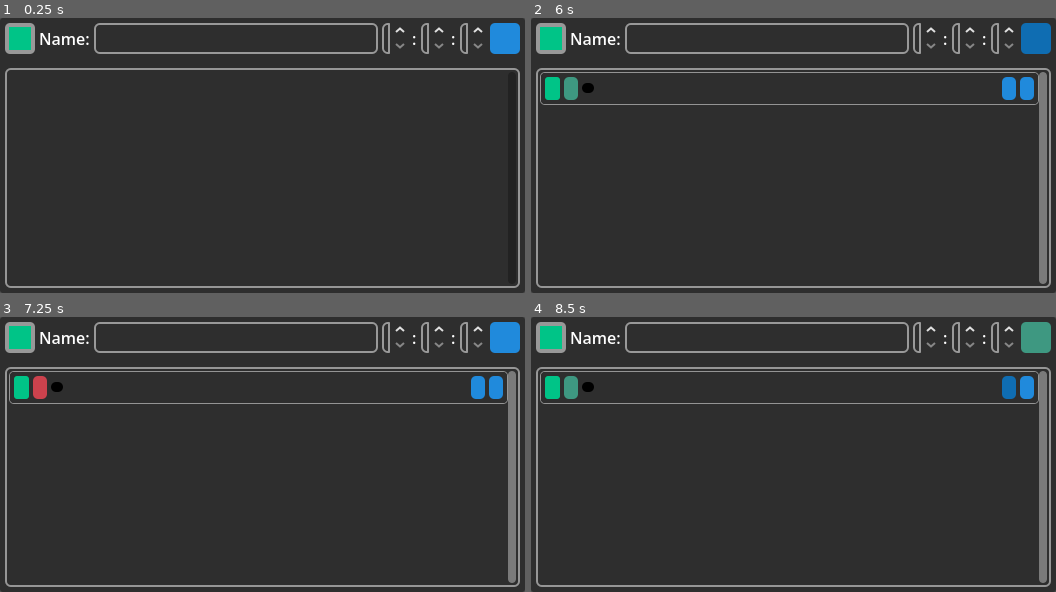
Above: before the commit, frames 1-4 (two rows, left to right).
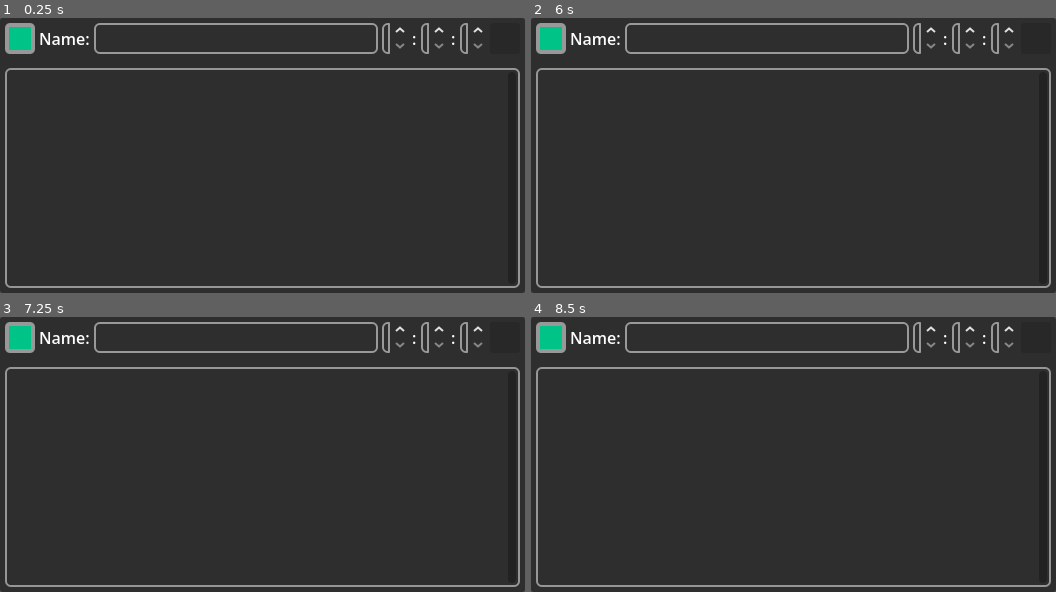
Above: after the commit, the same moments.

Repository: the0neWhoKnocks/godot.egg-timer
Game: Godot game, scene res://scenes/app.tscn
Two runs of this game, one before a commit and one after it. Both use one fixed random seed, a clock stepped at 60 frames per second and the inputs below.
Inputs (mouse positions are in pixels of both pictures, inside the frame that each line leads up to):
- Up to frame 1 (0.25 s): no input
- Up to frame 2 (6 s): click (767, 37) at 0.52 s; type "Alex" at 0.6 s; click "+" at 1.25 s; click "" at 2 s; click "" at 2.75 s; click "" at 3.5 s; click "" at 4.25 s; click "" at 5 s; click (1035, 37) at 5.75 s, where only the run before the commit has a clickable "+"
- Up to frame 3 (7.25 s): click (42, 388) at 6.5 s, where only the run before the commit has a clickable ""
- Up to frame 4 (8.5 s): click (573, 388) at 7.25 s, where only the run before the commit has a clickable ""; click (1008, 388) at 8 s, where only the run before the commit has a clickable ""

The runs differ from the first frame. In frame 1, 0.6% of the frame differs, in the area x 93-100%, y 1-14%; in frame 2, 3.5%, in the area x 1-100%, y 1-97%; in frame 3, 3.5%; in frame 4, 3.5%.
Error in both runs: Invalid access to property or key 'timers' on a base object of type 'Dictionary'. (res://scripts/AppConfig.gd:10)

Commit message:
feat: Disable Add or Save when invalid values exist

Diff:
--- /dev/null
+++ b/scripts/Debounce.gd
@@ -0,0 +1,21 @@
+class_name Debounce extends Resource
+
+var _args: Array
+var _fn: Callable
+var _timer: Timer = null
+
+func init(parent: Node, fn: Callable, delay: float) -> Callable:
+  _fn = fn
+  _timer = Timer.new()
+  _timer.one_shot = true
+  _timer.wait_time = delay
+  parent.add_child(_timer)
+  _timer.timeout.connect(_on_timeout)
+
+  return func(...args):
+    _args = args
+    _timer.start() # any time `start` is called, it restarts the timer if it's running
+
+func _on_timeout() -> void:
+  _fn.call()
+  if _fn.is_valid(): _fn.callv(_args)
--- a/scripts/Utils.gd
+++ b/scripts/Utils.gd
@@ -1,4 +1,6 @@
 class_name Utils extends Node
+
+# ------------------------------------------------------------------------------
 
 static func add_btn_style_override(node: Node, btn_color: String) -> void:
   var style1 = node.get_theme_stylebox("normal").duplicate()
@@ -15,6 +17,8 @@
   node.remove_theme_stylebox_override("focus")
   node.remove_theme_stylebox_override("hover")
   node.remove_theme_stylebox_override("pressed")
+
+# ------------------------------------------------------------------------------
 
 static func gen_uuid4() -> String:
   const UUID_CHARS = "0123456789abcdef"
@@ -37,6 +41,7 @@
 
   return result
 
+# ------------------------------------------------------------------------------
 
 static func get_user_app_data_path() -> String:
   var HOME: String = get_user_home_path()
@@ -61,3 +66,5 @@
   elif OS.has_environment("USERPROFILE"):
     return OS.get_environment("USERPROFILE") # Windows
   return ""
+
+# ------------------------------------------------------------------------------
--- a/scripts/timer_form.gd
+++ b/scripts/timer_form.gd
@@ -2,6 +2,8 @@
 
 var color: String = Constants.DEFAULT__TIMER_COLOR
 var ctrl_disabled: bool = true
+var debounced_validate: Callable
+var input_debounce: Debounce
 var uid: String = ""
 
 @onready var color_picker_btn: ColorPickerButton = $TimerColorPickerBtn
@@ -13,11 +15,13 @@
 @onready var timers_list: VBoxContainer = %TimersList
 
 func _ready() -> void:
+  input_debounce = Debounce.new()
+  debounced_validate = input_debounce.init(self, _validate, 0.1)
+
   color_picker_btn.color = color
   color_picker_btn.color_changed.connect(_on_color_changed)
 
   _update_ctrl_btn()
-  #ctrl_btn.disabled = ctrl_disabled # TODO enable when inputs have values
   ctrl_btn.pressed.connect(_on_ctrl_button_pressed)
 
   for _uid in App.config.timers:
@@ -26,6 +30,10 @@
 
   _sort_timers()
 
+  timer_name_input.text_changed.connect(debounced_validate)
+  hours_input.value_changed.connect(debounced_validate)
+  minutes_input.value_changed.connect(debounced_validate)
+  seconds_input.value_changed.connect(debounced_validate)
   App.edit_timer.connect(_on_edit)
 
 
@@ -138,7 +146,6 @@
     timers_list.move_child(timer, ndx)
 
 
-
 func _update_ctrl_btn() -> void:
   if uid == "":
     ctrl_btn.text = Constants.ICON__PLUS
@@ -146,3 +153,12 @@
   else:
     ctrl_btn.text = Constants.ICON__SAVE
     Utils.add_btn_style_override(ctrl_btn, "#3e9881")
+
+  _validate()
+
+
+func _validate(..._args) -> void:
+  if timer_name_input.text != "" || hours_input.value + minutes_input.value + seconds_input.value > 0:
+    ctrl_btn.disabled = false
+  else:
+    ctrl_btn.disabled = true
Not shown, added: scripts/Debounce.gd.uid
